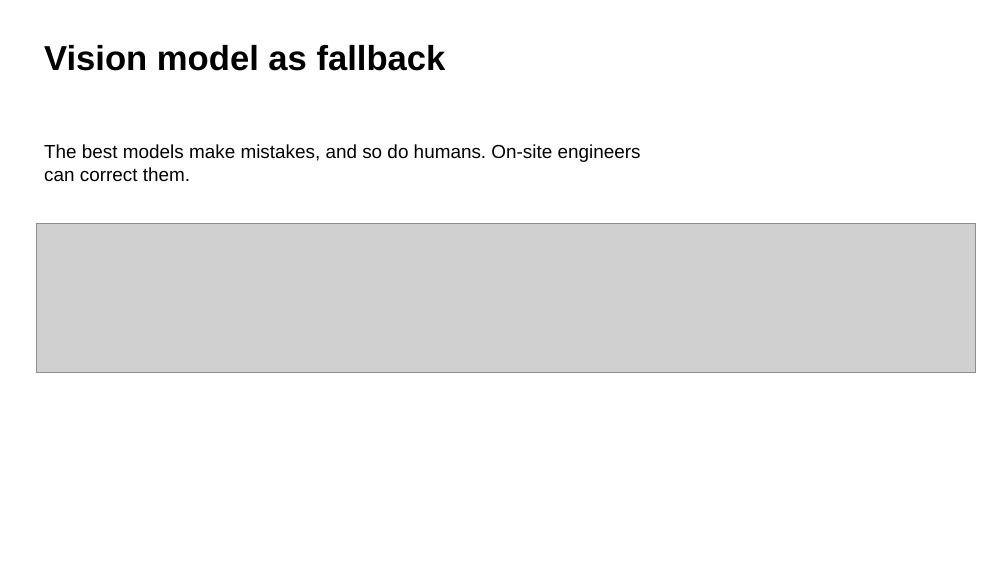
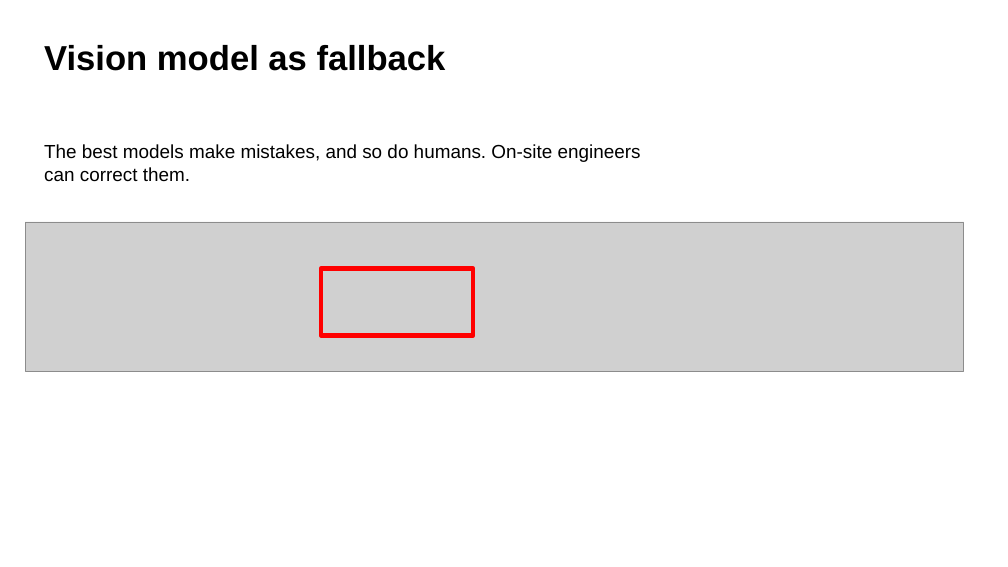
Before and after one commit to chaowang0524/metsatalo-stoa, a slide deck: slide 5 of Make_Blueprints_Talk_EN_Final.pptx (slide 6 before the commit). Drawn at 1008x567 pixels with LibreOffice and Linux fonts; fonts in the diff are those of the drawing; grey boxes stand for pictures. Boxes give left, top, right and bottom in pixels: in the first picture for what was removed or moved away, otherwise in the second. Text is boxed around its words. In the diff, an @@ line names an element or a change of style, - is before the commit and + after.

```diff
--- a/Make_Blueprints_Talk_EN_Final.pptx
+++ b/Make_Blueprints_Talk_EN_Final.pptx
@@ picture: place and size @@
-picture at bbox=[37, 224, 976, 373]
+picture at bbox=[25, 222, 964, 371]
@@ rectangle added at bbox=[321, 268, 473, 335], outline #FF0000 4.5 pt @@
```
Also in this commit, not shown: 9 other slides changed, 1 other file.
